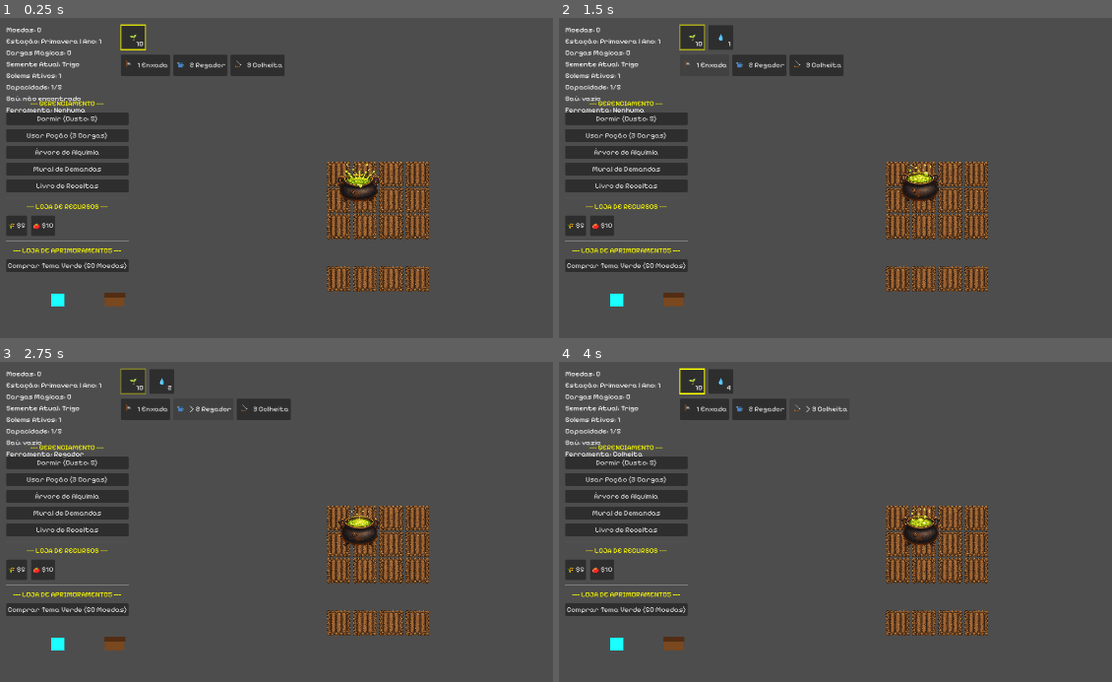
Above: before the commit, frames 1-4 (two rows, left to right).
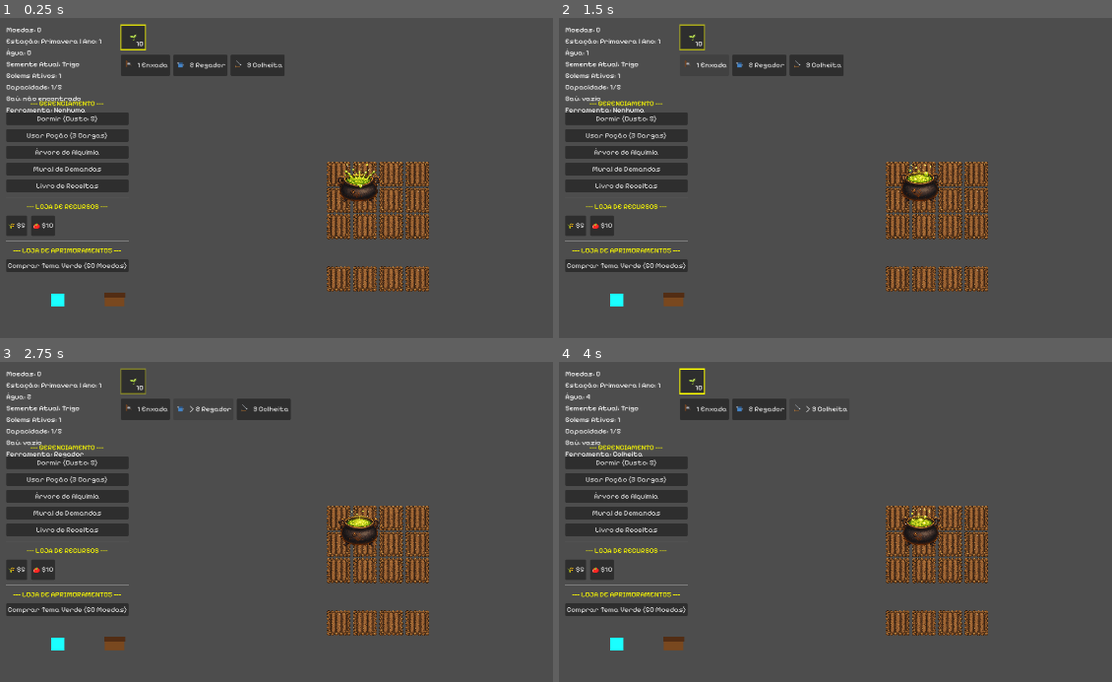
Above: after the commit, the same moments.

Repository: LeandroSatsuki/Cauldron-Crops
Game: Godot game, scene res://Scenes/Main.tscn
The game is run twice, just before and just after one commit, with the same random seed, the same clock (stepped at 60 frames per second) and the same inputs.
Inputs:
- Up to frame 1 (0.25 s): no input
- Up to frame 2 (1.5 s): click "1 Enxada" at 0.5 s; click "> 1 Enxada" at 1.25 s
- Up to frame 3 (2.75 s): click "2 Regador" at 2 s
- Up to frame 4 (4 s): click "> 2 Regador" at 2.75 s; click "3 Colheita" at 3.5 s

The runs differ from the first frame. In frame 1, 0.1% of the frame differs, in the area x 1-13%, y 9-12%; in frame 2, 0.4%, in the area x 1-32%, y 2-12%; in frame 3, 0.4%; in frame 4, 0.4%.

Commit message:
fix: prioriza ferramentas sobre semente selecionada

Diff:
--- a/Scenes/UI.tscn
+++ b/Scenes/UI.tscn
@@ -28,7 +28,7 @@
 
 [node name="CargasLabel" type="Label" parent="StatusPanel" unique_id=348134435]
 layout_mode = 2
-text = "Cargas Mágicas: 0"
+text = "Água: 0"
 
 [node name="SementeLabel" type="Label" parent="StatusPanel" unique_id=14489961]
 layout_mode = 2
--- a/Scripts/FarmPlot.gd
+++ b/Scripts/FarmPlot.gd
@@ -6,6 +6,11 @@
 const TEX_SECA_ADUBADA = preload("res://Assets/seca_adubada.png")
 const TEX_MOLHADA_ADUBADA = preload("res://Assets/molhada_adubada.png")
 const GRID_SIZE = 64 # Tamanho padrao do tile
+const TOOL_NONE := 0
+const TOOL_HOE := 1
+const TOOL_SEED := 2
+const TOOL_WATERING_CAN := 3
+const TOOL_HARVEST := 4
 
 # Máquina de estados simples
 enum State {
@@ -96,20 +101,19 @@
 		_on_plot_clicked()
 
 func _on_plot_clicked() -> void:
+	var ferramenta_ativa: int = _obter_ferramenta_ativa()
+	if ferramenta_ativa != TOOL_NONE:
+		if ferramenta_ativa == TOOL_WATERING_CAN:
+			_regar_lote_por_ferramenta()
+			return
+		if ferramenta_ativa == TOOL_HOE or ferramenta_ativa == TOOL_HARVEST:
+			return
+
 	# Verificação de regar
 	var ui = get_tree().current_scene.get_node_or_null("UI")
 	if ui and ui.item_focado_id == "agua" and (estado_atual == State.VAZIO or estado_atual == State.CRESCENDO):
-		if GlobalInventory.inventario.get("agua", 0) >= 1:
-			if not regado:
-				if GlobalInventory.remover_item("agua", 1):
-					regado = true
-					_atualizar_visual()
-					print("Lote Regado!")
-					$SpriteTerra.texture = TEX_MOLHADA
-					if estado_atual == State.CRESCENDO:
-						timer.start(timer.time_left * 0.8)
-			else:
-				print("Lote já está regado!")
+		if _regar_lote_por_ferramenta():
+			return
 		return
 
 	match estado_atual:
@@ -174,6 +178,40 @@
 			else:
 				# Opcional: print informativo de que ainda está crescendo
 				print("A semente ainda está crescendo... Tempo restante: ", "%0.1f" % timer.time_left, "s")
+
+func _obter_ferramenta_ativa() -> int:
+	var tree: SceneTree = get_tree()
+	if tree == null:
+		return TOOL_NONE
+
+	var tool_manager: Node = tree.root.get_node_or_null("ToolManager")
+	if tool_manager == null or not tool_manager.has_method("get_active_tool"):
+		return TOOL_NONE
+
+	return int(tool_manager.call("get_active_tool"))
+
+func _regar_lote_por_ferramenta() -> bool:
+	if estado_atual != State.VAZIO and estado_atual != State.CRESCENDO:
+		return false
+
+	if GlobalInventory.inventario.get("agua", 0) < 1:
+		print("Sem agua para regar o lote!")
+		return true
+
+	if regado:
+		print("Lote já está regado!")
+		return true
+
+	if GlobalInventory.remover_item("agua", 1):
+		regado = true
+		_atualizar_visual()
+		print("Lote Regado!")
+		$SpriteTerra.texture = TEX_MOLHADA
+		if estado_atual == State.CRESCENDO:
+			timer.start(timer.time_left * 0.8)
+		return true
+
+	return true
 
 func harvest_by_golem() -> Array:
 	if estado_atual != State.PRONTO_PARA_COLHER:
--- a/Scripts/UI.gd
+++ b/Scripts/UI.gd
@@ -237,7 +237,7 @@
 	if season_label:
 		season_label.text = "Estação: " + SeasonManager.obter_nome_estacao() + " | Ano: " + str(SeasonManager.ano)
 	if cargas_label:
-		cargas_label.text = "Cargas Mágicas: " + str(GlobalInventory.cargas_crescimento)
+		cargas_label.text = "Água: " + str(int(GlobalInventory.inventario.get("agua", 0)))
 	if semente_label:
 		var nome = "Trigo"
 		if GlobalInventory.semente_selecionada == "semente_inverno":
@@ -346,6 +346,8 @@
 
 	# Cria slots
 	for item_key in GlobalInventory.inventario:
+		if item_key == "agua":
+			continue
 		var qtd = GlobalInventory.inventario[item_key]
 		if qtd > 0:
 			var slot = slot_scene.instantiate()
Not shown, changed: docs/CHANGELOG.md
Not shown, changed: docs/DECISIONS.md
Not shown, changed: docs/ROADMAP.md
